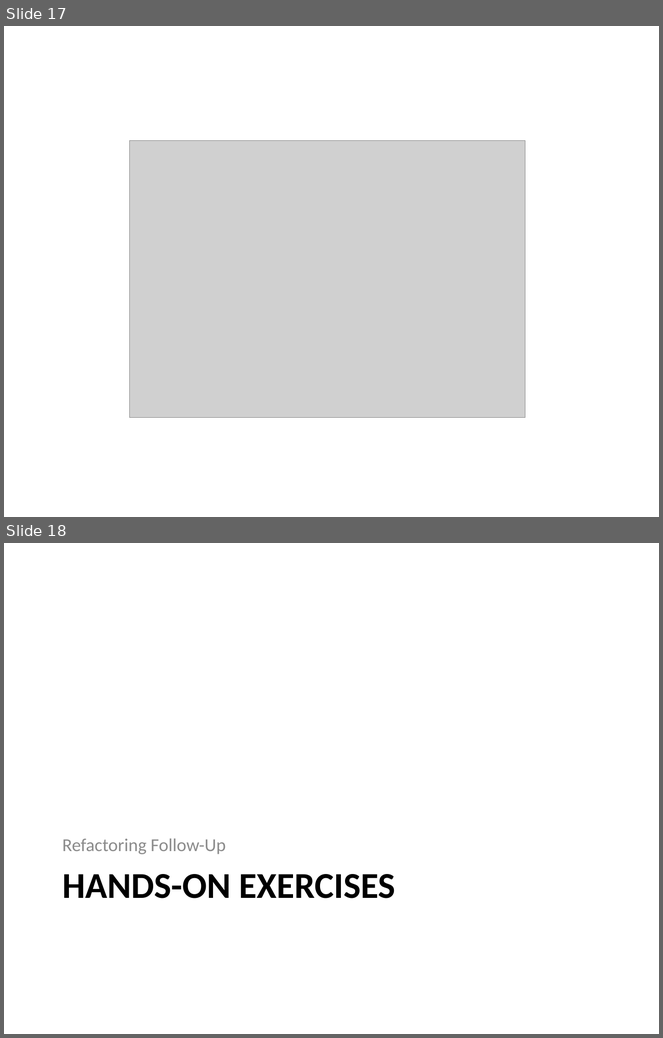
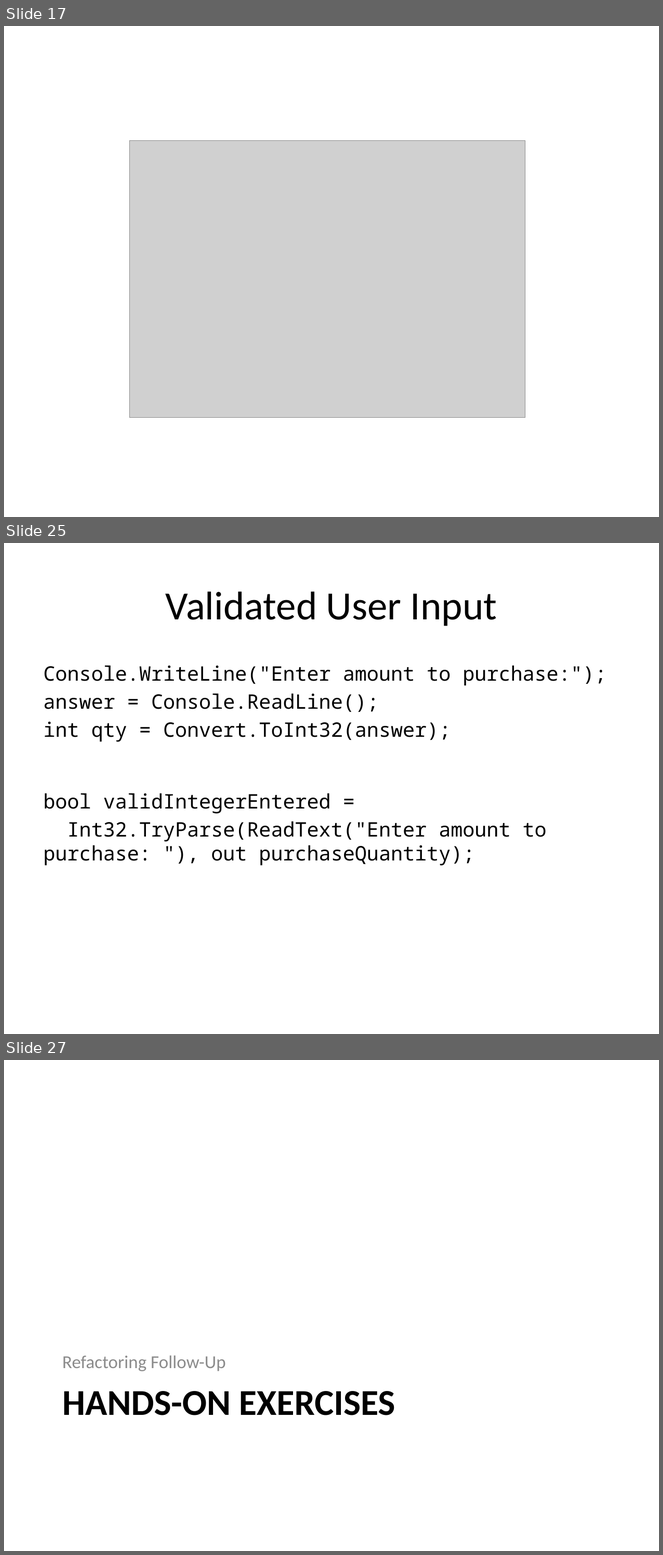
Before and after one commit to bkraitberg/refactoring-training-2.0, a slide deck: Docs/Refactoring-2.0.pptx. Shown one above the other, each under a label of ours: slides 17 and 18 before the commit, slides 17, 25 and 27 after it; the slides between them are not shown. The pictures are 663x1038 and 663x1555 pixels, drawn with LibreOffice and Linux fonts; fonts in the diff are those of the drawing; grey boxes stand for pictures. Boxes give left, top, right and bottom in pixels: in the first picture for what was removed or moved away, otherwise in the second. Text is boxed around its words. In the diff, an @@ line names an element or a change of style, - is before the commit and + after.

```diff
--- a/Docs/Refactoring-2.0.pptx
+++ b/Docs/Refactoring-2.0.pptx
@@ slide 25 added at box(4, 543, 659, 1034), background #FFFFFF @@
@@ title added at box(166, 591, 497, 626), 44 pt, text #000000 @@
+Validated User Input
@@ text added at box(44, 665, 607, 866), 22 pt, text #000000 @@
+Console.WriteLine("Enter amount to purchase:");
+answer = Console.ReadLine();
+int qty = Convert.ToInt32(answer);
+bool validIntegerEntered =
+Int32.TryParse(ReadText("Enter amount to purchase: "), out purchaseQuantity);
@@ what was slide 18 is now slide 27 @@
```
Also in this commit, not shown: 1 slide changed, 8 other slides added.
